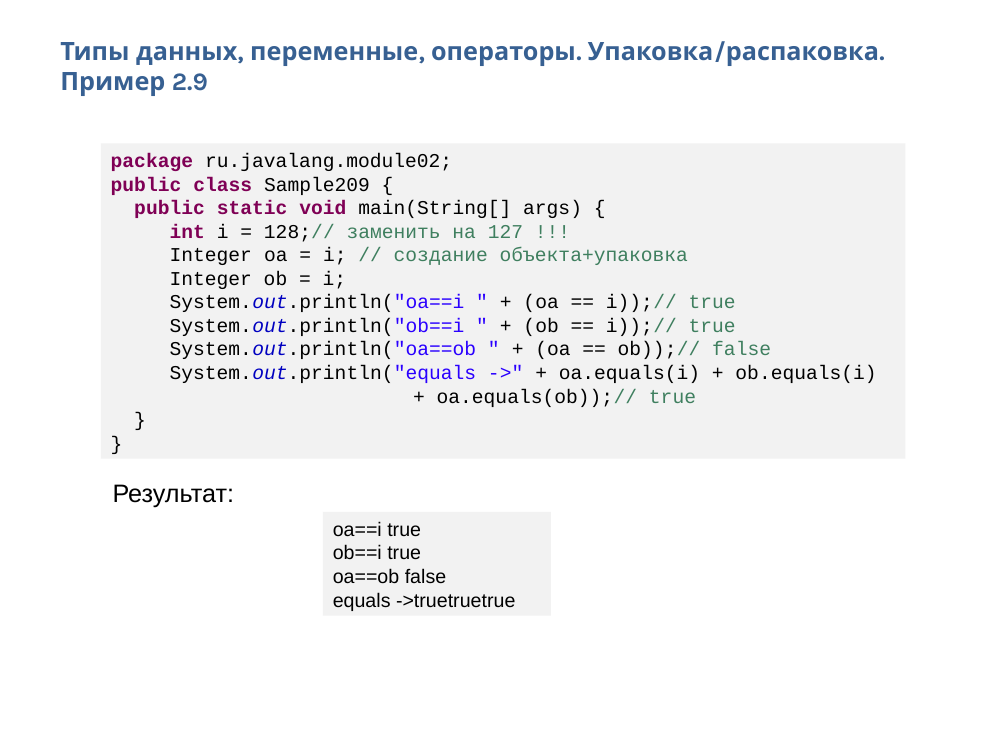
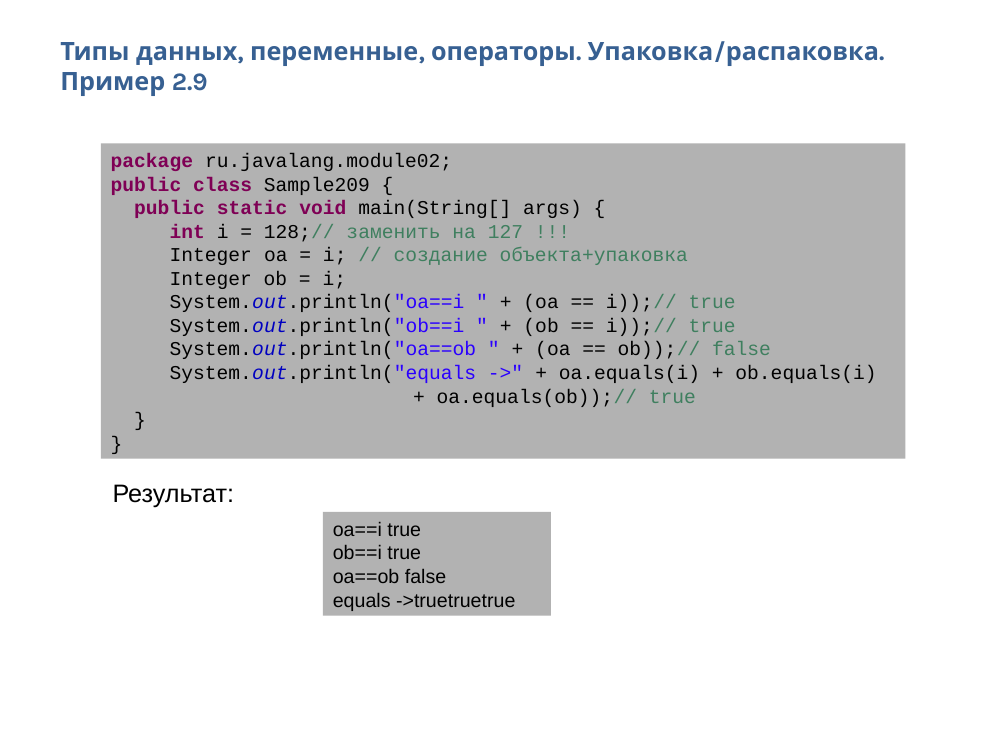
Before and after one commit to Vyacheslav2023/javase0111, a slide deck: slide 26 of presentation/JavaSE12ТипыОператоры.pptx. Drawn at 1008x756 pixels with LibreOffice and Linux fonts; fonts in the diff are those of the drawing. Boxes give left, top, right and bottom in pixels: in the first picture for what was removed or moved away, otherwise in the second. Text is boxed around its words. In the diff, an @@ line names an element or a change of style, - is before the commit and + after.

Commit message:
Module02 done!

```diff
--- a/presentation/JavaSE12ТипыОператоры.pptx
+++ b/presentation/JavaSE12ТипыОператоры.pptx
@@ rectangle "package ru.javalang.module02;" at (x1=101, y1=143, x2=905, y2=459): fill #F2F2F2 to #B2B2B2 @@
@@ rectangle "oa==i true" at (x1=323, y1=512, x2=550, y2=616): fill #F2F2F2 to #B2B2B2 @@
```
Also in this commit, not shown: 14 other slides changed, 4 slides added, 6 other files.
